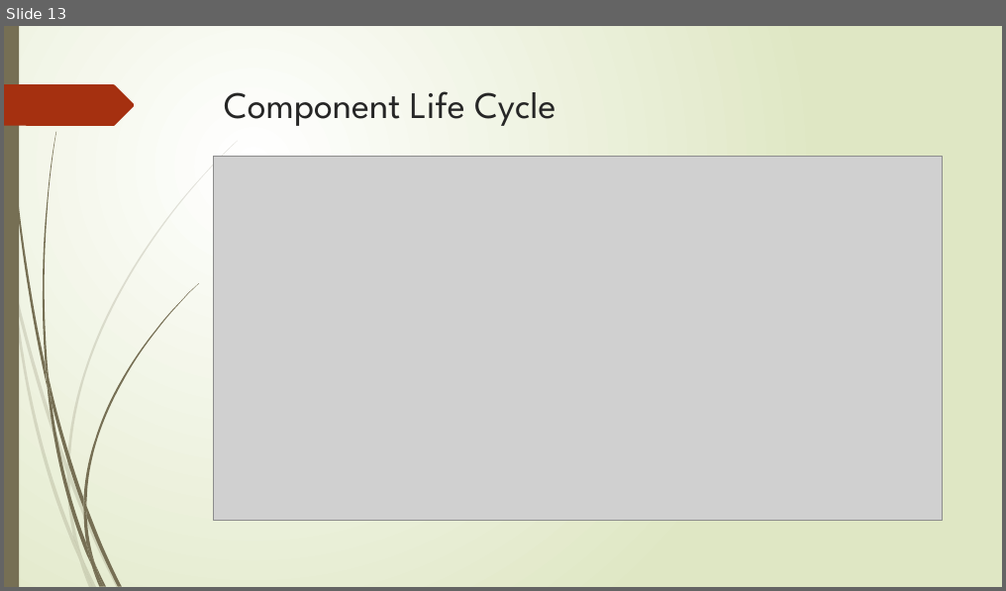
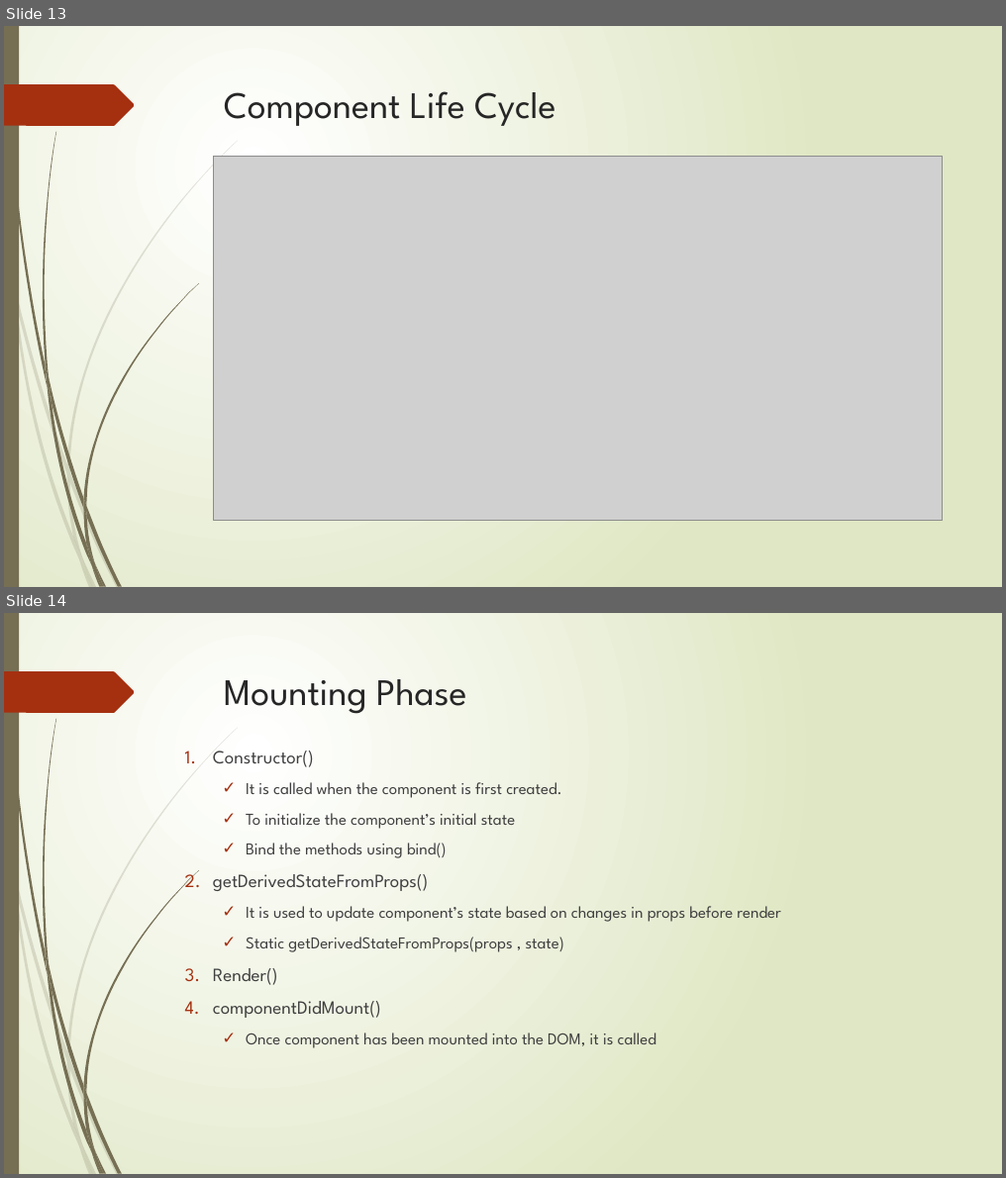
Before and after one commit to RinkalRnw/ReactJS_Notes, a slide deck: ReactJSLecture 8.pptx. Shown one above the other, each under a label of ours: slide 13 before the commit, slides 13 and 14 after it. The pictures are 1006x591 and 1006x1178 pixels, drawn with LibreOffice and Linux fonts; fonts in the diff are those of the drawing; grey boxes stand for pictures. Boxes give left, top, right and bottom in pixels: in the first picture for what was removed or moved away, otherwise in the second. Text is boxed around its words. In the diff, an @@ line names an element or a change of style, - is before the commit and + after.

```diff
--- a/ReactJSLecture 8.pptx
+++ b/ReactJSLecture 8.pptx
@@ slide 14 added at [4,613,1002,1174], background gradient #FFFFFF to #DFE8C4; not listed: 24 template elements that a slide beside it also shows @@
@@ title added at [224,679,467,714], 36 pt, text #262626 @@
+Mounting Phase
@@ text added at [213,751,780,1049], 16 pt, text #404040 @@
+1. Constructor()
+  ✓ It is called when the component is first created.
+  ✓ To initialize the component’s initial state
+  ✓ Bind the methods using bind()
+2. getDerivedStateFromProps()
+  ✓ It is used to update component’s state based on changes in props before render
+  ✓ Static getDerivedStateFromProps(props , state)
+3. Render()
+4. componentDidMount()
+  ✓ Once component has been mounted into the DOM, it is called
```
Also in this commit, not shown: 4 other slides added.
